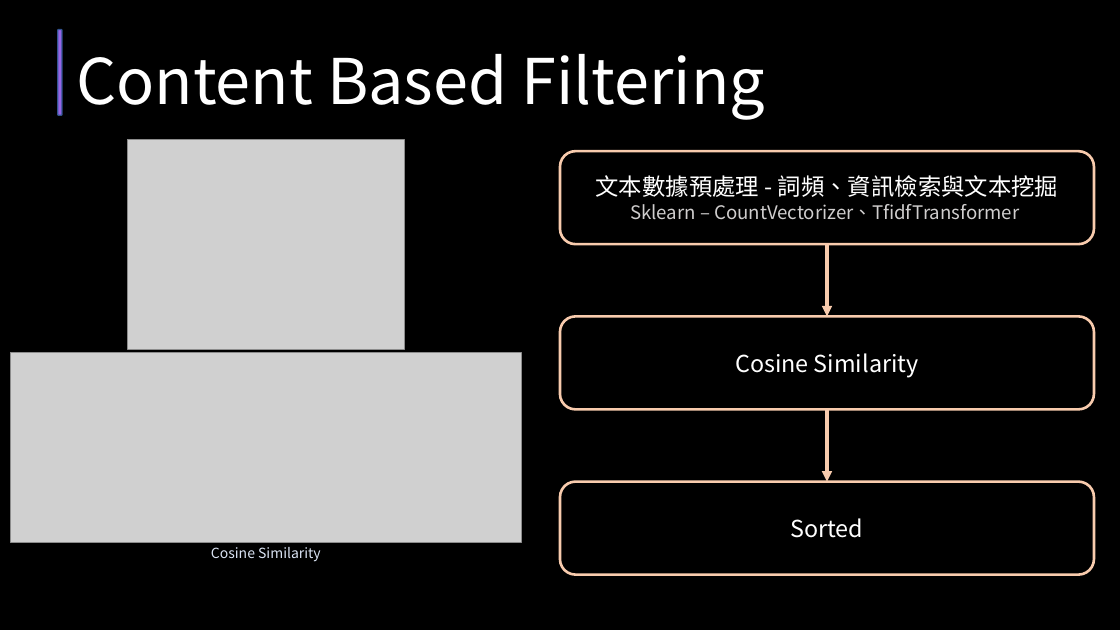
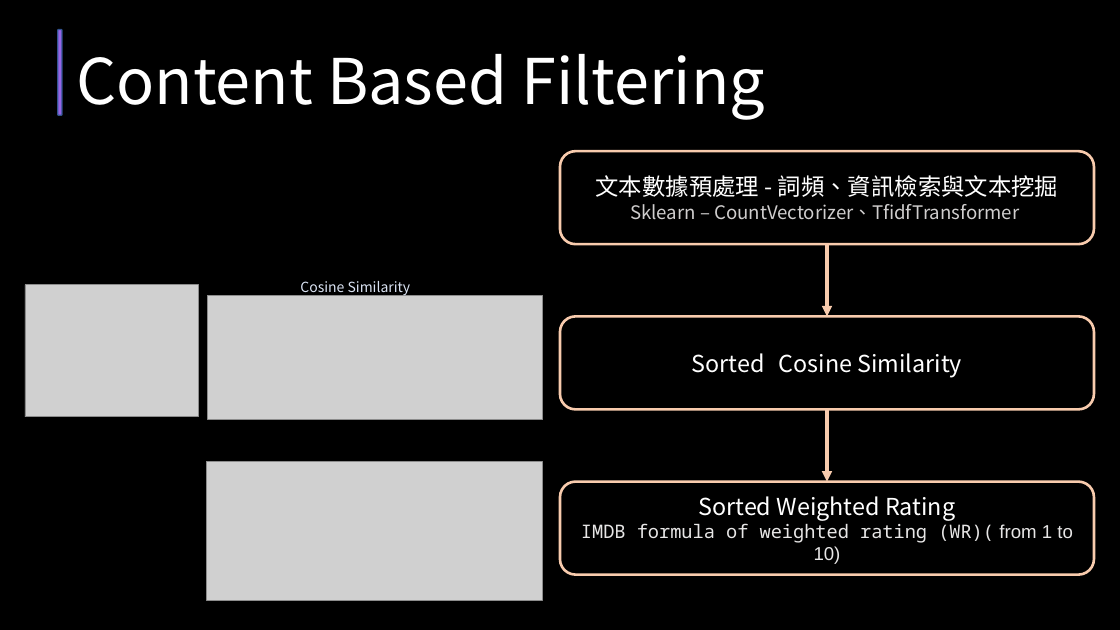
Before and after one commit to samh99474/Python_Final_Project_RecommenderSystem, a slide deck: slide 4 of 報告資料/期末報告Python_Movie_RecommerSystem.pptx. Drawn at 1120x630 pixels with LibreOffice and Linux fonts; fonts in the diff are those of the drawing; grey boxes stand for pictures. Boxes give left, top, right and bottom in pixels: in the first picture for what was removed or moved away, otherwise in the second. Text is boxed around its words. In the diff, an @@ line names an element or a change of style, - is before the commit and + after.

```diff
--- a/報告資料/期末報告Python_Movie_RecommerSystem.pptx
+++ b/報告資料/期末報告Python_Movie_RecommerSystem.pptx
@@ picture: place and size @@
-picture at box(128, 139, 404, 350)
+picture at box(25, 285, 199, 417)
@@ text "Cosine Similarity": place and size @@
-text "Cosine Similarity" at box(211, 547, 321, 562)
+text "Cosine Similarity" at box(300, 281, 411, 296)
@@ picture: place and size @@
-picture at box(11, 353, 522, 543)
+picture at box(208, 295, 543, 419)
@@ text in rounded rectangle at box(692, 353, 963, 378): text changed @@
-Cosine Similarity
+Sorted Cosine Similarity
@@ picture added at box(207, 462, 543, 601) @@
@@ text in rounded rectangle at box(581, 496, 1073, 564): text changed; size 20 to 16 pt; font Noto Sans CJK SC to Noto Sans Mono; text colour #FFFFFF to #E7E6E6 @@
-Sorted
+Sorted Weighted Rating
+IMDB formula of weighted rating (WR)( from 1 to 10)
```
Also in this commit, not shown: 1 other slide changed.
